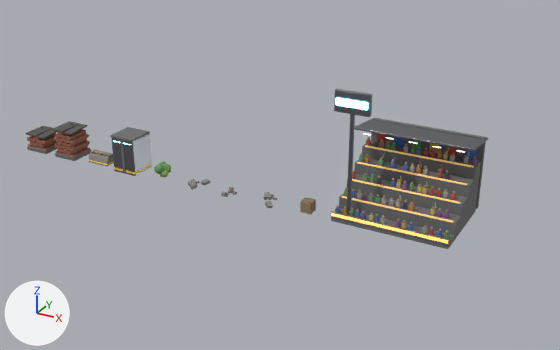
What one commit did to the glTF model public/assets/models/arena/props-coliseum.glb.
One viewpoint serves both versions: a 50 mm lens placed at (22.6, -21.25, 11.73), pointed at (10.27, 1.17, 0.53). The axes (+X, +Y, +Z) are drawn at lower left. The lights are the same throughout. The first picture is the older version.

The older version as bpy lines, for what is in view:
```python
ob_bush = bpy.data.objects.new('Bush', me_bush)
ob_bush.location = (6.0, 0.0, 0.0)
ob_crate = bpy.data.objects.new('Crate', me_crate)
ob_crate.location = (12.0, 0.0, 0.0)
ob_floodtower = bpy.data.objects.new('FloodTower', me_floodtower)
ob_floodtower.location = (13.5, 0.0, 0.0)
ob_grandstand = bpy.data.objects.new('Grandstand', me_grandstand)
ob_grandstand.location = (15.0, 0.0, 0.0)
ob_lowwall = bpy.data.objects.new('LowWall', me_lowwall)
ob_lowwall.location = (3.0, 0.0, 0.0)
ob_outerwall = bpy.data.objects.new('OuterWall', me_outerwall)
ob_outerwall.location = (4.5, 0.0, 0.0)
ob_rubble0 = bpy.data.objects.new('Rubble0', me_rubble0)
ob_rubble0.location = (7.5, 0.0, 0.0)
ob_rubble1 = bpy.data.objects.new('Rubble1', me_rubble1)
ob_rubble1.location = (9.0, 0.0, 0.0)
ob_walltall = bpy.data.objects.new('WallTall', me_walltall)
ob_walltall.location = (1.5, 0.0, 0.0)
# also in view: 'Wall' at (0.0, 0.0, 0.39)
```
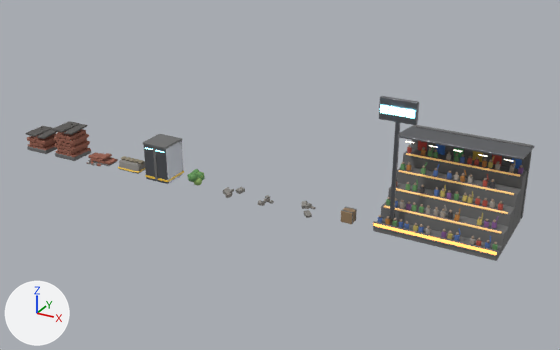
Boxes [x1, y1, x2, y2] around the edits, measured in the pictures (560 x 350 px):
'Grandstand', moved: before [331, 118, 488, 249]; after [373, 125, 535, 261]
'OuterWall', moved: before [110, 127, 152, 176]; after [143, 134, 184, 184]
'FloodTower', moved: before [334, 89, 372, 215]; after [379, 96, 419, 225]
'LowWall', moved: before [88, 149, 114, 166]; after [118, 156, 145, 174]
'Crate', moved: before [300, 197, 316, 214]; after [341, 207, 357, 224]
'Bush', moved: before [154, 161, 171, 177]; after [187, 169, 205, 185]
'LowWallRubble', added: after [87, 152, 118, 166]
'Rubble2', moved: before [264, 192, 277, 208]; after [301, 201, 316, 218]
'Rubble0', moved: before [188, 179, 210, 189]; after [223, 187, 245, 198]
'Rubble1', moved: before [221, 187, 237, 197]; after [258, 195, 274, 206]

Edits to the bpy script that builds the scene:
```text
Add me_lowwallrubble:
    me_lowwallrubble.from_pydata(...)  # 560 vertices, 1032 faces; spans x -0.552..0.539, y -0.486..0.49, z -0.037..0.314
    # faces by material slot: [108, 704, 220]
    me_lowwallrubble.materials.append(mat_concretedark)  # grey #6f6f6f
    me_lowwallrubble.materials.append(mat_brick)  # brown #996150
    me_lowwallrubble.materials.append(mat_rock)  # grey #86817c
Change ob_bush:
    ob_bush.location: (6.0, 0.0, 0.0) -> (7.5, 0.0, 0.0)
Change ob_crate:
    ob_crate.location: (12.0, 0.0, 0.0) -> (13.5, 0.0, 0.0)
Change ob_floodtower:
    ob_floodtower.location: (13.5, 0.0, 0.0) -> (15.0, 0.0, 0.0)
Change ob_grandstand:
    ob_grandstand.location: (15.0, 0.0, 0.0) -> (16.5, 0.0, 0.0)
Change ob_lowwall:
    ob_lowwall.location: (3.0, 0.0, 0.0) -> (4.5, 0.0, 0.0)
Change ob_outerwall:
    ob_outerwall.location: (4.5, 0.0, 0.0) -> (6.0, 0.0, 0.0)
Change ob_rubble0:
    ob_rubble0.location: (7.5, 0.0, 0.0) -> (9.0, 0.0, 0.0)
Change ob_rubble1:
    ob_rubble1.location: (9.0, 0.0, 0.0) -> (10.5, 0.0, 0.0)
Change ob_rubble2:
    ob_rubble2.location: (10.5, 0.0, 0.0) -> (12.0, 0.0, 0.0)
Add ob_lowwallrubble:
    ob_lowwallrubble = bpy.data.objects.new('LowWallRubble', me_lowwallrubble)
    ob_lowwallrubble.location = (3.0, 0.0, 0.0)
```
